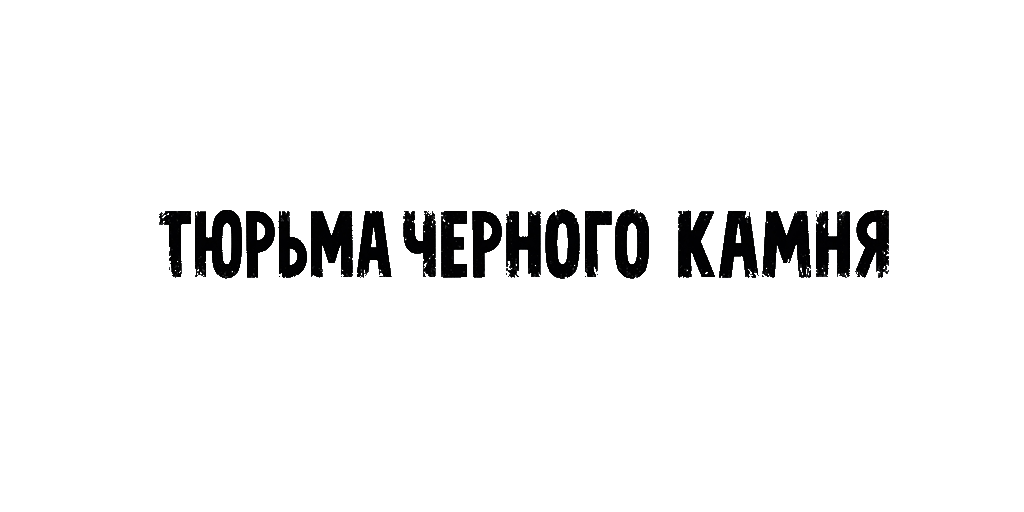
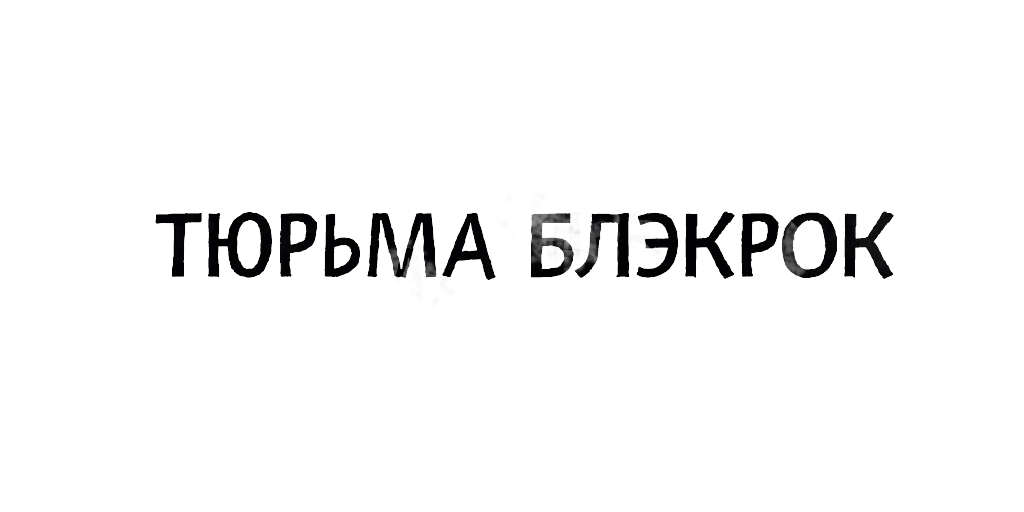
Two versions of the same layered image (1024x512). Layer-by-layer changes:
added layer "ТЮРЬМА БЛЭКРОК" above "Layer 3" over [155,193,894,308]
hid "Layer 3" over [155,198,894,290]